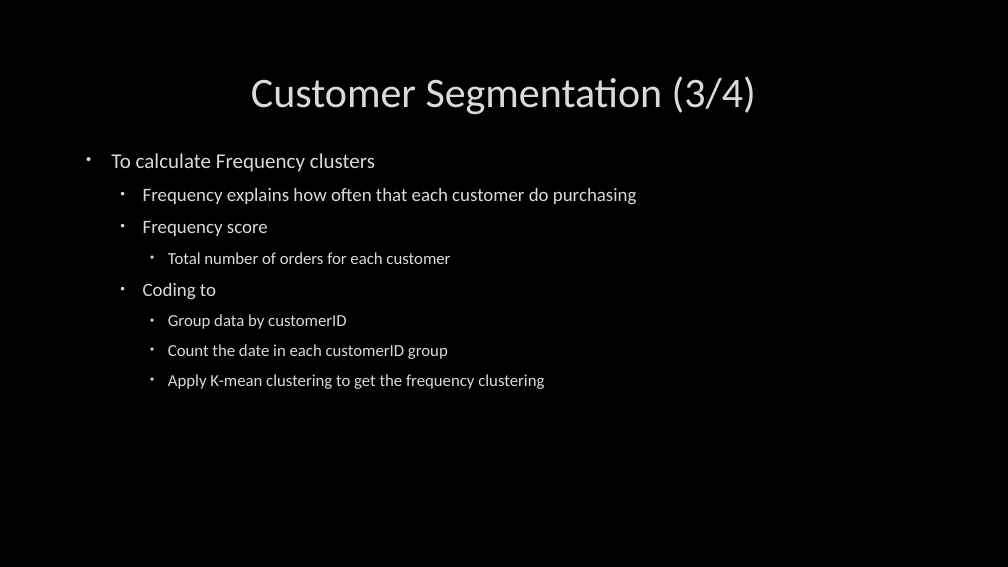
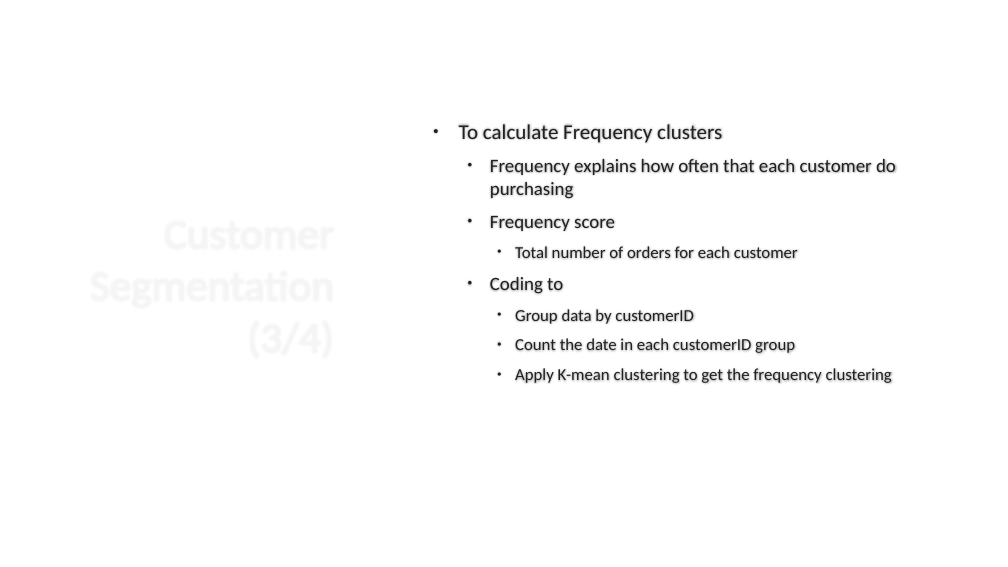
Before and after one commit to pantuwong/retail_analysis, a slide deck: slide 13 of Data Analysis in Python.pptx. Drawn at 1008x567 pixels with LibreOffice and Linux fonts; fonts in the diff are those of the drawing; background and template pictures are left out. Boxes give left, top, right and bottom in pixels: in the first picture for what was removed or moved away, otherwise in the second. Text is boxed around its words. In the diff, an @@ line names an element or a change of style, - is before the commit and + after.

```diff
--- a/Data Analysis in Python.pptx
+++ b/Data Analysis in Python.pptx
@@ background picture (left out) to #FFFFFF @@
@@ title "Customer Segmentation (3/4)" moved from (x1=251, y1=76, x2=756, y2=115) to (x1=57, y1=89, x2=340, y2=478) @@
@@ title "Customer Segmentation (3/4)" at (x1=57, y1=89, x2=340, y2=478): size 40 to 41 pt, text colour #DADADA to #FFFFFF, letter outline #404040 0.75 pt to #FFFFFF 0.75 pt; alignment centre to right @@
@@ text "To calculate Frequency clusters" moved from (x1=111, y1=153, x2=637, y2=389) to (x1=459, y1=124, x2=896, y2=383) @@
@@ text "To calculate Frequency clusters" at (x1=459, y1=124, x2=896, y2=383): text colour #DADADA to #212123, letter outline #404040 0.75 pt to #FFFFFF 0.75 pt; bullet colour #DADADA to #212123; vertical alignment top to middle @@
```
Also in this commit, not shown: 18 other slides changed.
